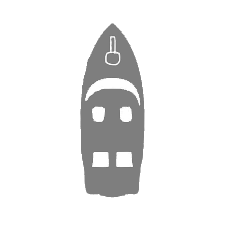
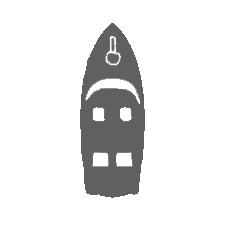
The second w=225, h=225 image is a revision of the first. Changes to its layers:
painted on "Layer 1" over box(80, 23, 145, 198)
